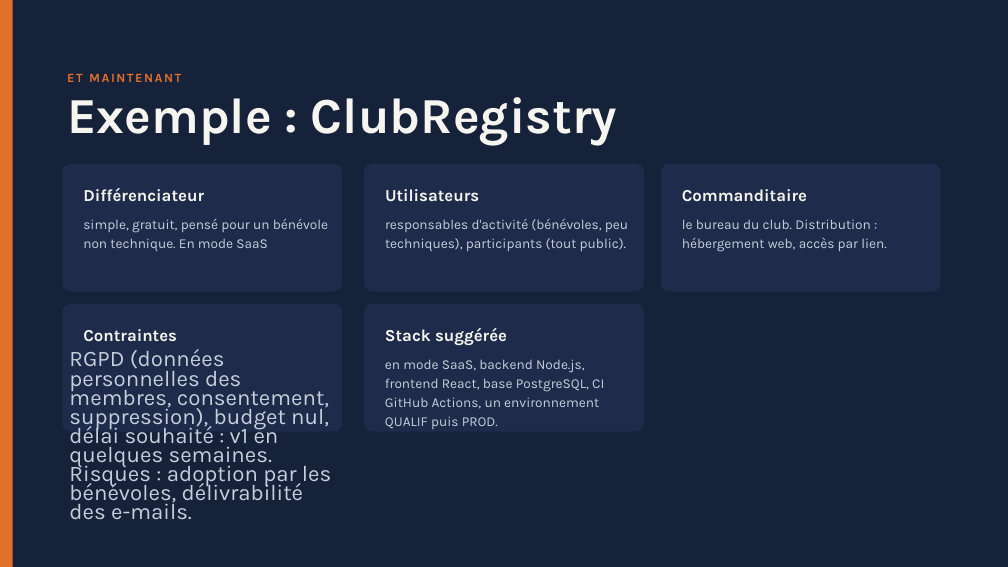
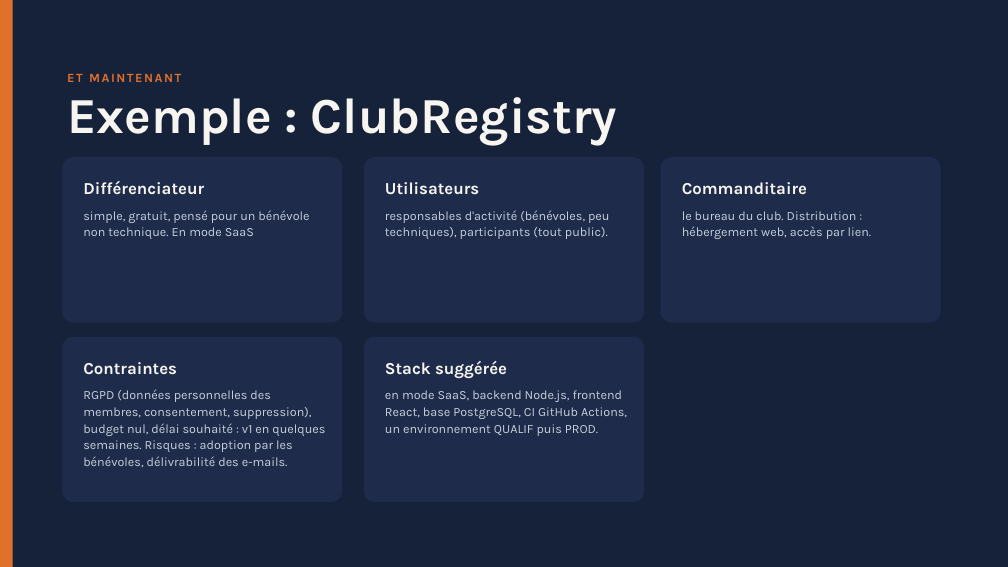
Before and after one commit to CCoupel/Claude-Launcher, a slide deck: slide 26 of Claude Code et le template projet.pptx. Drawn at 1008x567 pixels with LibreOffice and Linux fonts; fonts in the diff are those of the drawing. Boxes give left, top, right and bottom in pixels: in the first picture for what was removed or moved away, otherwise in the second. Text is boxed around its words. In the diff, an @@ line names an element or a change of style, - is before the commit and + after.

```diff
--- a/Claude Code et le template projet.pptx
+++ b/Claude Code et le template projet.pptx
@@ rounded rectangle: place and size @@
-rounded rectangle at bbox=[62, 164, 342, 292]
+rounded rectangle at bbox=[62, 157, 342, 323]
@@ rounded rectangle: place and size @@
-rounded rectangle at bbox=[364, 164, 644, 292]
+rounded rectangle at bbox=[364, 157, 644, 323]
@@ rounded rectangle: place and size @@
-rounded rectangle at bbox=[661, 164, 941, 292]
+rounded rectangle at bbox=[661, 157, 941, 323]
@@ 3 texts: place and size @@
-3 texts at bbox=[83, 188, 807, 202]
+3 texts at bbox=[83, 181, 807, 195]
@@ text "simple, gratuit, pensé pour un ...": place and size @@
-text "simple, gratuit, pensé pour un ..." at bbox=[83, 219, 328, 251]
+text "simple, gratuit, pensé pour un ..." at bbox=[83, 210, 309, 239]
@@ text "responsables d'activité (bénévoles, peu techniques), ...": place and size @@
-text "responsables d'activité (bénévoles, peu techniques), ..." at bbox=[385, 219, 628, 251]
+text "responsables d'activité (bénévoles, peu techniques), ..." at bbox=[385, 210, 609, 239]
@@ text "le bureau du club. Distribution ...": place and size @@
-text "le bureau du club. Distribution ..." at bbox=[682, 219, 886, 252]
+text "le bureau du club. Distribution ..." at bbox=[682, 211, 872, 239]
@@ rounded rectangle: place and size @@
-rounded rectangle at bbox=[62, 304, 342, 432]
+rounded rectangle at bbox=[62, 337, 342, 502]
@@ text "Contraintes": place and size @@
-text "Contraintes" at bbox=[83, 329, 177, 342]
+text "Contraintes" at bbox=[83, 362, 177, 375]
@@ rounded rectangle: place and size @@
-rounded rectangle at bbox=[364, 304, 644, 432]
+rounded rectangle at bbox=[364, 337, 644, 502]
@@ text "Stack suggérée": place and size @@
-text "Stack suggérée" at bbox=[385, 328, 507, 345]
+text "Stack suggérée" at bbox=[385, 361, 507, 378]
@@ text "RGPD (données personnelles des membres, ...": place and size @@
-text "RGPD (données personnelles des membres, ..." at bbox=[69, 349, 331, 519]
+text "RGPD (données personnelles des membres, ..." at bbox=[83, 389, 325, 467]
@@ text "RGPD (données personnelles des membres, ..." at bbox=[83, 389, 325, 467]: size 21.2 to 12 pt; line spacing 18.2pt to 16pt @@
@@ size 13 to 12 pt; line spacing 18.2pt to 16pt in 4 elements at bbox=[385, 210, 609, 239], bbox=[83, 210, 309, 239], bbox=[682, 211, 872, 239], bbox=[385, 390, 627, 436] @@
@@ text "en mode SaaS, backend Node.js, ...": place and size @@
-text "en mode SaaS, backend Node.js, ..." at bbox=[385, 359, 604, 429]
+text "en mode SaaS, backend Node.js, ..." at bbox=[385, 390, 627, 436]
```
Also in this commit, not shown: 3 other slides changed, 1 other file.
